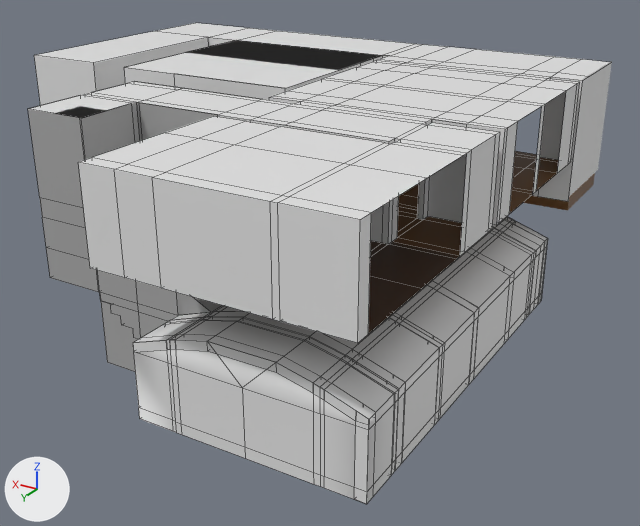
One commit to the Blender file Assets/models/blendFiles/new_journey_home.blend: the scene before it, then after it.
Camera for both pictures: a 50 mm camera at (-18.3, 32.9, 26.6) aimed at (1.2, 0.4, 10.4). Every picture has the same lights, and +X, +Y and +Z are marked at lower left. Mesh edges are drawn as thin lines on the coarser meshes.

In view in the first picture: 'Entry hall.008', 'Roof', 'beam.005', 'entry hall', 'hallway', 'main wallway.001', 'movie room', 'pool ', 'sleep room', 'stairs to pool'.
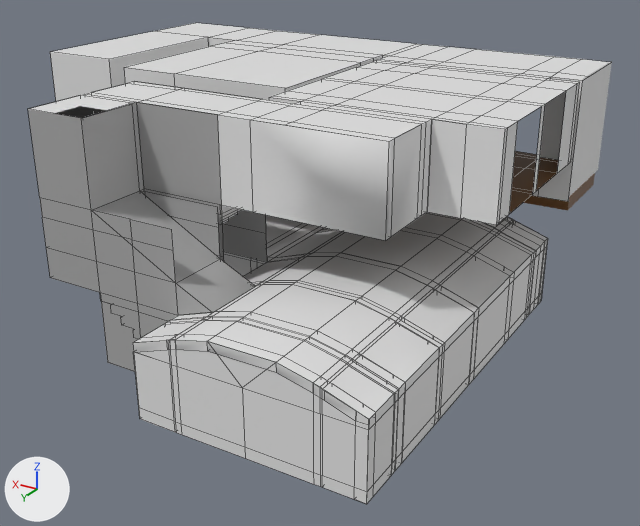
Boxes (x1, y1, x2, y2) around the edits, measured in the pictures (640 x 526 px; the box of a moved part takes in the faces that stretch with it):
'pool ', reshaped: before (133, 217, 548, 503); after (133, 212, 548, 503)
'Roof', reshaped (40% shorter): before (30, 23, 609, 220); after (30, 23, 609, 141)
'sleep room', deleted: before (78, 137, 460, 343)
    faces in mat_plaster_001 (white #e7e7e7): (78, 137, 393, 343)
    faces in mat_dark_wooden_planks_001 (brown #412814): (368, 241, 460, 334)
'stairs to pool', reshaped: before (28, 102, 218, 372); after (28, 102, 267, 372)
'hallway', reshaped (24% narrower, 11% shorter): before (218, 115, 500, 256); after (218, 115, 432, 240)
'entry hall', reshaped (9% narrower): before (34, 37, 209, 106); after (50, 37, 209, 102)
part 1 of me_plane_003, cut back: before (36, 32, 500, 220); after (53, 31, 415, 88)
part 3 of me_plane_013, cut back: before (389, 133, 500, 256); after (386, 125, 422, 240)
part 4 of me_plane_015, moved or reshaped: (133, 220, 548, 499) in both
part 5 of me_plane_018, shading changed: after (177, 317, 393, 385)
part 6 of me_plane_019, shading changed: after (271, 254, 475, 309)
part 7 of me_plane_024, moved or reshaped: before (75, 102, 218, 299); after (75, 102, 267, 299)

The change, as a list of edits to the scene's bpy script:
```text
Change me_plane_003:
    used by ob_roof; location = (4.56, 1.26, 12.87)
    remove me_plane_003.from_pydata(...)  # 138 vertices, 94 faces; spans x -12.7..12.7, y -12.7..12.7, z 5.7..5.8
    add me_plane_003.from_pydata(...)  # 115 vertices, 80 faces; spans x -12.7..12.7, y -12.7..8.6, z 5.7..5.8
    me_plane_003 part 1: 2 vertices moved from x 8.6..12.7, y 0.3, z 5.7 to x 8.6..12.7, y -0.8, z 5.7; 32 vertices removed from x -12.7..-2.7, y 2.5..12.7, z 5.7; 9 vertices added at x -2.4..6.7, y -12.7..0.3, z 5.7
Change me_plane_005:
    where me_plane_005.from_pydata(...)  # 16 vertices, 10 faces; spans x 16.16..20.22, y -14.6..-1.6, z 2.99..8.62
    used by ob_entry_hall; location = (-2.95, 3.17, 10.0)
    before: 1 (16.16, -1.6, 2.99), 3 (20.22, -1.6, 2.99), 8 (16.16, -1.6, 5.01), 9 (20.22, -1.6, 5.01), 13 (16.16, -1.6, 8.62) at pixel (93, 62)
    before: 14 (20.22, -1.6, 8.62) at pixel (34, 55)
    me_plane_005 part 2
    add for i in [1, 3, 8, 9, 13, 14]: me_plane_005.vertices[i].co += Vector((0.0, -1.07, 0.0))
Change me_plane_013:
    used by ob_hallway; location = (-2.95, 3.17, 10.0)
    remove me_plane_013.from_pydata(...)  # 45 vertices, 26 faces; spans x -5.2..4.78, y 0.18..3.64, z 5.01..8.62
    add me_plane_013.from_pydata(...)  # 24 vertices, 15 faces; spans x -2.4..4.78, y 0.18..3.64, z 5.01..8.62
    me_plane_013 part 3
    21 vertices are removed from x -5.2..-2.4, y 0.63..3.63, z 5.01..8.62
    13 faces are deleted
    2 new faces join them, mat_plaster_001 (white #e7e7e7)
Change me_plane_015:
    used by ob_pool; location = (-2.95, 3.17, 10.0)
    remove me_plane_015.from_pydata(...)  # 542 vertices, 532 faces; spans x -4.8..8.8, y -8.3..9.2, z -3.4..2.9
    add me_plane_015.from_pydata(...)  # 547 vertices, 535 faces; spans x -4.8..8.8, y -8.3..9.2, z -3.4..2.9
    me_plane_015 part 4: 71 vertices moved from x -3.2..3.2, y -8.3..9.2, z -1.7..2.1 to x -3.1..3.1, y -8.3..9.2, z -1.7..2.1; 5 vertices removed from x 3.2..4.8, y 6.7..9.2, z -1.2..1.1; 10 vertices added at x 3.1..8.8, y 0.6..9.2, z -1.7..1.1
Change me_plane_018:
    where me_plane_018.from_pydata(...)  # 50 vertices, 32 faces; spans x -4.77..4.77, y 6.65..7.11, z -1.69..2.51
    used by ob_beam_002; location = (-2.95, 3.17, 10.0)
    me_plane_018 part 5: edges marked sharp go from 25 to 0
Change me_plane_019:
    where me_plane_019.from_pydata(...)  # 50 vertices, 32 faces; spans x -4.77..4.77, y 0.18..0.64, z -1.69..2.51
    used by ob_beam_003; location = (-2.95, 3.17, 10.0)
    me_plane_019 part 6: edges marked sharp go from 25 to 0
Change me_plane_024:
    used by ob_stairs_to_pool; location = (-2.95, 3.17, 10.0)
    remove me_plane_024.from_pydata(...)  # 104 vertices, 78 faces; spans x 4.77..11.57, y 0.63..6.65, z -1.69..8.62
    add me_plane_024.from_pydata(...)  # 87 vertices, 65 faces; spans x 4.77..11.57, y 0.63..6.65, z -1.69..8.62
    me_plane_024 part 7
    28 vertices are removed from x 8.6..8.84, y 0.63..6.65, z 1.51..8.62
    43 faces are deleted
    6 vertices in x 8.78, y 3.9..6.65, z -1.69..8.62 move by (-0.02, 0.0, 0.0)
    2 vertices move from x 8.83..8.84, y 1.07..6.65, z 1.51..8.62 to x 8.76, y 1.07..6.65, z 1.51..8.62
    2 vertices are added at (8.76, 0.63, 5.01), (8.76, 0.63, 8.62)
    9 new vertices lie (-2.81, 0.0, 0.0) away from vertices in x 11.57, y 0.65..6.65, z 1.51..5.01
    25 new faces join them, mat_dark_gress_001 (grey #aaaaaa)
    5 new faces join them, mat_wooden_planks_001 (brown #6b4414)
Remove ob_sleep_room:
    ob_sleep_room = bpy.data.objects.new('sleep room', me_plane_016)
    ob_sleep_room.location = (-2.95, 3.17, 10.0)
```
